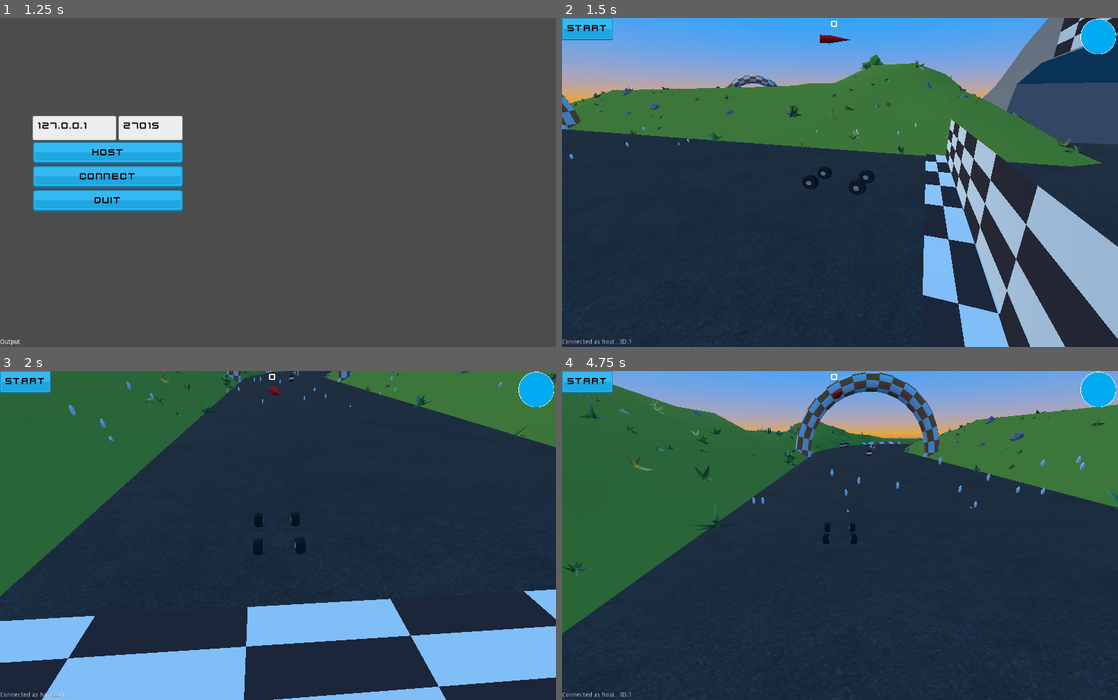
Above: before the commit, frames 1-4 (two rows, left to right).
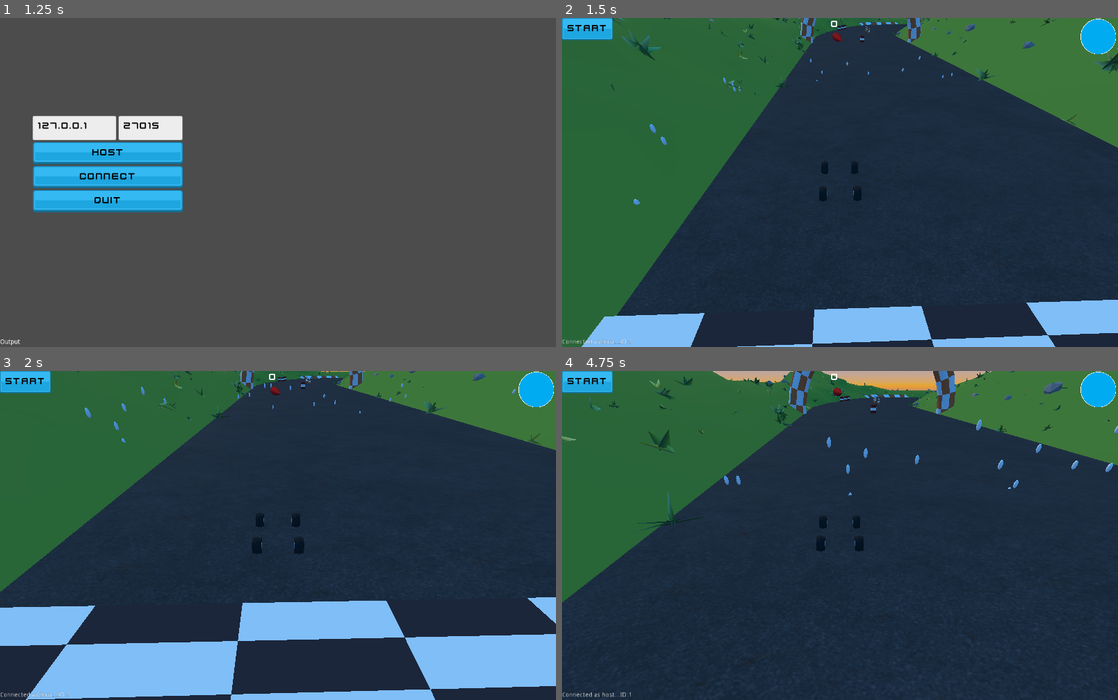
Above: after the commit, the same moments.

Repository: AssafDamari/cars_mp
Game: Godot game, scene res://scenes/main.tscn
Two runs of this game, one before a commit and one after it. Both use one fixed random seed, a clock stepped at 60 frames per second and the inputs below.
Inputs (mouse positions are in pixels of both pictures, inside the frame that each line leads up to):
- Up to frame 1 (1.25 s): tap Enter at 0.5 s; move the mouse to (400, 166) at 0.52 s; hold D (right) from 0.53 s (still down); click (400, 166) at 0.6 s; tap Space (jump) at 0.77 s
- Up to frame 2 (1.5 s): release D (right) at 1.25 s; click "Host" at 1.25 s
- Up to frame 3 (2 s): no input
- Up to frame 4 (4.75 s): click "Start" at 2 s; click "Start" at 2.75 s; move the mouse to (812, 535) at 3.52 s; hold W (forward) from 3.53 s (still down); right-click (812, 535) at 3.6 s; tap Space (jump) at 3.77 s; move the mouse to (851, 528) at 4.27 s; hold Shift (sprint) from 4.28 s (still down)

Frame 1 is identical in both runs. In frame 2, 60% of the frame differs, in the area x 0-100%, y 0-100%; in frame 3, 8.0%; in frame 4, 24%.

Commit message:
imrove movment

Diff:
--- a/scenes/character.tscn
+++ b/scenes/character.tscn
@@ -48,7 +48,8 @@
 [sub_resource type="QuadMesh" id=7]
 
 [sub_resource type="PhysicsMaterial" id=8]
-bounce = 0.1
+bounce = 0.55
+absorbent = true
 
 [sub_resource type="SphereShape" id=9]
 radius = 0.8
@@ -102,17 +103,17 @@
 
 [node name="drift_sound" type="AudioStreamPlayer3D" parent="car_mesh"]
 stream = ExtResource( 7 )
-unit_db = 10.0
 
 [node name="Ball" type="RigidBody" parent="."]
 collision_layer = 3
+mass = 4.0
 physics_material_override = SubResource( 8 )
 gravity_scale = 10.0
 continuous_cd = true
 contacts_reported = 1
 contact_monitor = true
 linear_damp = 0.3
-angular_damp = 4.0
+angular_damp = 10.0
 
 [node name="collision_shape" type="CollisionShape" parent="Ball"]
 shape = SubResource( 9 )
--- a/scripts/camera.gd
+++ b/scripts/camera.gd
@@ -1,7 +1,7 @@
 extends Camera
 
 # Controls how fast the camera moves
-export var lerp_speed = 6.0
+export var lerp_speed = 25.0
 #var MOUSE_SENSITIVITY = 1
 var offset = Vector3(0, 5, 7)
 # Get a reference to the character this controller is controlling
--- a/scripts/character.gd
+++ b/scripts/character.gd
@@ -26,13 +26,13 @@
 # Engine power
 var acceleration = 50
 # initial speed
-var speed = 1.6
+var speed = 7
 # Turn amount, in degrees
 var steering = 1.0
 # How quickly the car turns
-var turn_speed = 2
+var turn_speed = 3
 # Below this speed, the car doesn't turn
-var turn_stop_limit = 0.75
+var turn_stop_limit = 1
 # Variables for input values
 var speed_input = 0
 var rotate_input = 0
@@ -86,8 +86,8 @@
 	if ground_ray.is_colliding() and not stuned:
 		# Accelerate based on car's forward direction
 		ball.add_central_force(-car_mesh.global_transform.basis.z * speed_input)
-		# add forces from collisions and exploations
-
+
+	# add forces from collisions and exploations
 	for f in forces_to_apply:
 		ball.add_central_force(f)
 	forces_to_apply = []
